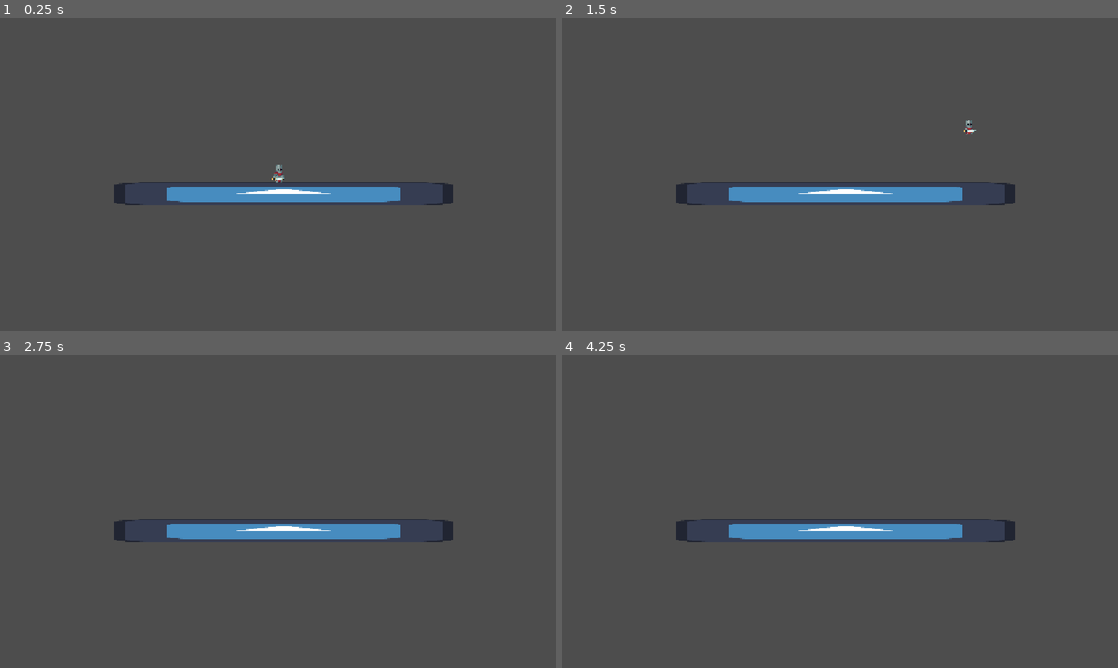
Above: before the commit, frames 1-4 (two rows, left to right).
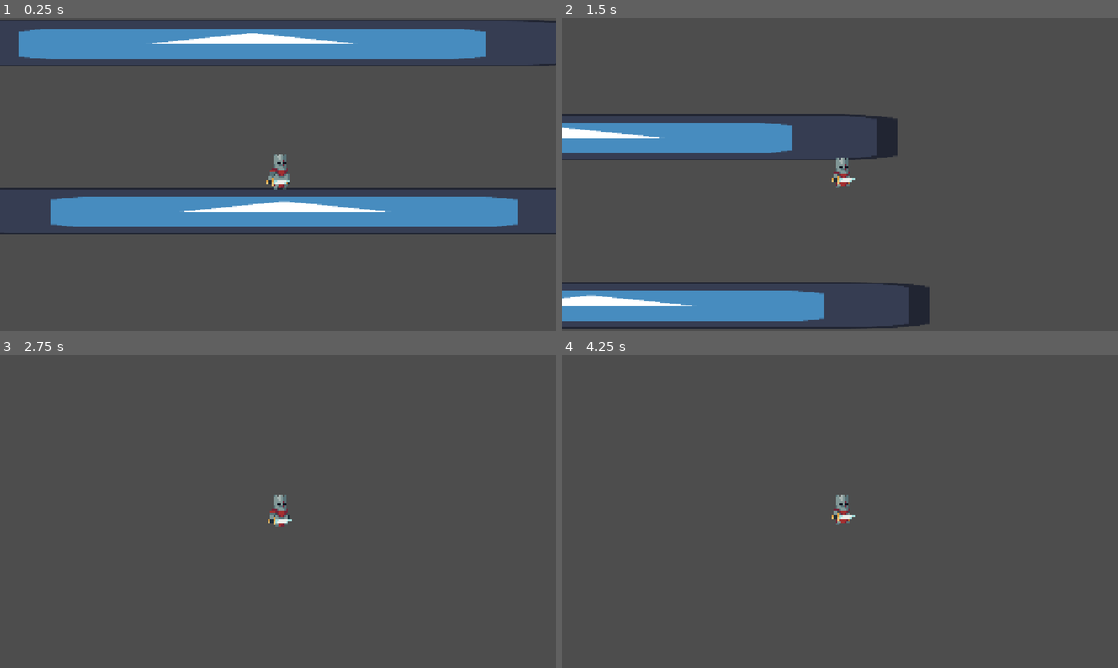
Above: after the commit, the same moments.

Repository: DarkineticGames/Laundry-Disaster
Game: Godot game, scene res://basic.tscn
Two runs of this game, one before a commit and one after it. Both use one fixed random seed, a clock stepped at 60 frames per second and the inputs below. The engine's default icon, where the game draws it, is replaced by a stand-in: a white triangle on a blue panel in a dark square.
Inputs:
- Up to frame 1 (0.25 s): no input
- Up to frame 2 (1.5 s): hold D (walk_right) from 0.53 s (still down); tap Space (jump) at 0.6, 0.77, 1.07, 1.35 s
- Up to frame 3 (2.75 s): tap Space (jump) at 1.52, 1.82, 2.1 s; release D (walk_right) at 2.03 s; hold A (walk_left) from 2.03 s (still down)
- Up to frame 4 (4.25 s): release A (walk_left) at 2.78 s; hold D (walk_right) from 2.78 s (still down); tap Space (jump) at 2.85, 3.02, 3.32, 3.6, 3.77, 4.07 s

The runs differ from the first frame. In frame 1, 18% of the frame differs, in the area x 0-100%, y 0-70%; in frame 2, 13%; in frame 3, 2.7%; in frame 4, 2.7%.

Commit message:
thes is the rotation thing

Diff:
--- a/basic.tscn
+++ b/basic.tscn
@@ -6,7 +6,7 @@
 [sub_resource type="PhysicsMaterial" id="PhysicsMaterial_s7wsd"]
 
 [sub_resource type="RectangleShape2D" id="RectangleShape2D_lr715"]
-size = Vector2(712, 20)
+size = Vector2(712, 52)
 
 [node name="basic" type="Node2D" unique_id=1595250606]
 
@@ -18,10 +18,22 @@
 shape = SubResource("RectangleShape2D_lr715")
 
 [node name="Sprite2D" type="Sprite2D" parent="StaticBody2D" unique_id=2084250323]
+position = Vector2(7, 24)
+scale = Vector2(5.492187, 0.375)
+texture = ExtResource("1_ovi1h")
+
+[node name="StaticBody2D2" type="StaticBody2D" parent="." unique_id=393206448]
+position = Vector2(-38, -190)
+physics_material_override = SubResource("PhysicsMaterial_s7wsd")
+
+[node name="CollisionShape2D" type="CollisionShape2D" parent="StaticBody2D2" unique_id=2046624885]
+position = Vector2(11, 39)
+shape = SubResource("RectangleShape2D_lr715")
+
+[node name="Sprite2D" type="Sprite2D" parent="StaticBody2D2" unique_id=731629934]
 position = Vector2(11.500015, 40)
 scale = Vector2(5.492187, 0.375)
 texture = ExtResource("1_ovi1h")
 
-[node name="Camera2D" type="Camera2D" parent="." unique_id=1434041213]
-
 [node name="sock" parent="." unique_id=582848631 instance=ExtResource("2_uyhia")]
+position = Vector2(0, -21)
--- a/character_body_2d.gd
+++ b/character_body_2d.gd
@@ -1,29 +1,65 @@
 extends CharacterBody2D
-@onready var animotion =$AnimatedSprite2D
+var shake_strength := 0.0
+@onready var animotion = $AnimatedSprite2D
+@onready var sprote = $AnimatedSprite2D
+@onready var camera = $Camera2D
+@onready var flip_timer = $Timer
+
 @export var speed := 300.0
 @export var acceleration := 2000.0
 @export var friction := 2500.0
-@onready var sprote = $AnimatedSprite2D
 
+@export var gravity_strength := 1200.0
 @export var jump_velocity := -500.0
-@export var gravity := 1200.0
 
 @export var coyote_time := 0.15
 @export var jump_buffer_time := 0.15
 
+var gravity_direction := 1
+var controls_locked := false
+
 var coyote_timer := 0.0
 var jump_buffer_timer := 0.0
 
+func _ready():
+	flip_timer.wait_time = 5.0
+	flip_timer.one_shot = false
+	flip_timer.start()
+
+	flip_timer.timeout.connect(flip_world)
+
 func _physics_process(delta):
+	if shake_strength > 0:
+		camera.offset = Vector2(
+			randf_range(-shake_strength, shake_strength),
+			randf_range(-shake_strength, shake_strength)
+		)
+
+		shake_strength = move_toward(
+			shake_strength,
+			0.0,
+			20.0 * delta
+		)
+	else:
+		camera.offset = Vector2.ZERO
+
+	if controls_locked:
+		up_direction = Vector2.UP * -gravity_direction
+		move_and_slide()
+		return
+
 	# Gravity
 	if not is_on_floor():
-		velocity.y += gravity * delta
+		velocity.y += gravity_strength * gravity_direction * delta
 
-	# Horizontal movement
+	# Movement
 	var direction := Input.get_axis("walk_left", "walk_right")
+	if gravity_direction == -1:
+		direction *= -1
 
 	if direction != 0:
 		animotion.play("new_animation")
+
 		velocity.x = move_toward(
 			velocity.x,
 			direction * speed,
@@ -36,26 +72,57 @@
 			friction * delta
 		)
 
-	# Coyote time
+	# Coyote Time
 	if is_on_floor():
 		coyote_timer = coyote_time
 	else:
 		coyote_timer -= delta
 
-	# Jump buffer
+	# Jump Buffer
 	if Input.is_action_just_pressed("jump"):
 		jump_buffer_timer = jump_buffer_time
 	else:
 		jump_buffer_timer -= delta
 
 	# Jump
+
 	if jump_buffer_timer > 0 and coyote_timer > 0:
-		velocity.y = jump_velocity
+		print("JUMP!")
+		velocity.y = jump_velocity * gravity_direction
 		jump_buffer_timer = 0
 		coyote_timer = 0
 
-	# Variable jump height
-	if Input.is_action_just_released("jump") and velocity.y < 0:
-		velocity.y *= 0.5
+	# Variable Jump Height
+	if Input.is_action_just_released("jump"):
+		if velocity.y * gravity_direction < 0:
+			velocity.y *= 0.5
+
+	# Tell Godot which way is up
+	up_direction = Vector2.UP * gravity_direction
 
 	move_and_slide()
+
+func flip_world():
+	controls_locked = true
+
+	shake_strength = 8.0
+
+	var tween = create_tween()
+
+	tween.tween_property(
+		camera,
+		"rotation",
+		camera.rotation + PI,
+		0.5
+	)
+	tween.parallel().tween_property(
+		sprote,
+		"rotation",
+		sprote.rotation + PI,
+		0.5 )
+
+	await tween.finished
+
+	gravity_direction *= -1
+
+	controls_locked = false
--- a/sock.tscn
+++ b/sock.tscn
@@ -125,6 +125,7 @@
 shape = SubResource("CircleShape2D_s7rlf")
 
 [node name="Camera2D" type="Camera2D" parent="." unique_id=404427662]
+ignore_rotation = false
 zoom = Vector2(2, 2)
 
 [node name="AnimatedSprite2D" type="AnimatedSprite2D" parent="." unique_id=919824398]
@@ -133,3 +134,5 @@
 sprite_frames = SubResource("SpriteFrames_s7wsd")
 animation = &"new_animation"
 autoplay = "default"
+
+[node name="Timer" type="Timer" parent="." unique_id=2102118668]
